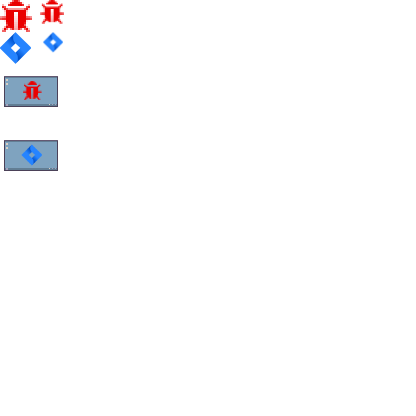
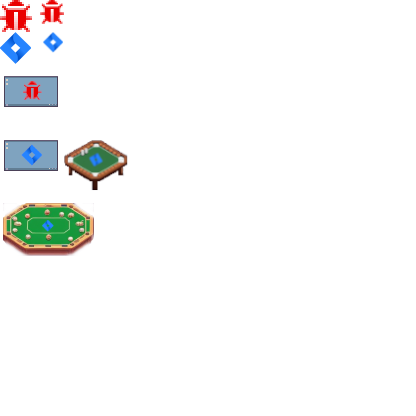
Layer changes from the first w=416, h=416 image to the second:
added layer "agile poker 2x2" above "smalljira 1x1" over bbox(64, 140, 128, 191)
removed layer "jira.png copy" over bbox(21, 144, 42, 166)
removed layer "bug.png copy" over bbox(23, 81, 42, 100)
renamed "smartboard copy #1" to "agile board 2x2", painted on it over bbox(21, 144, 42, 166)
renamed "smartboard" to "bug board 2x2", painted on it over bbox(23, 81, 42, 100)
added layer "agile poler 3x2" above "Grid" over bbox(3, 203, 94, 256)
